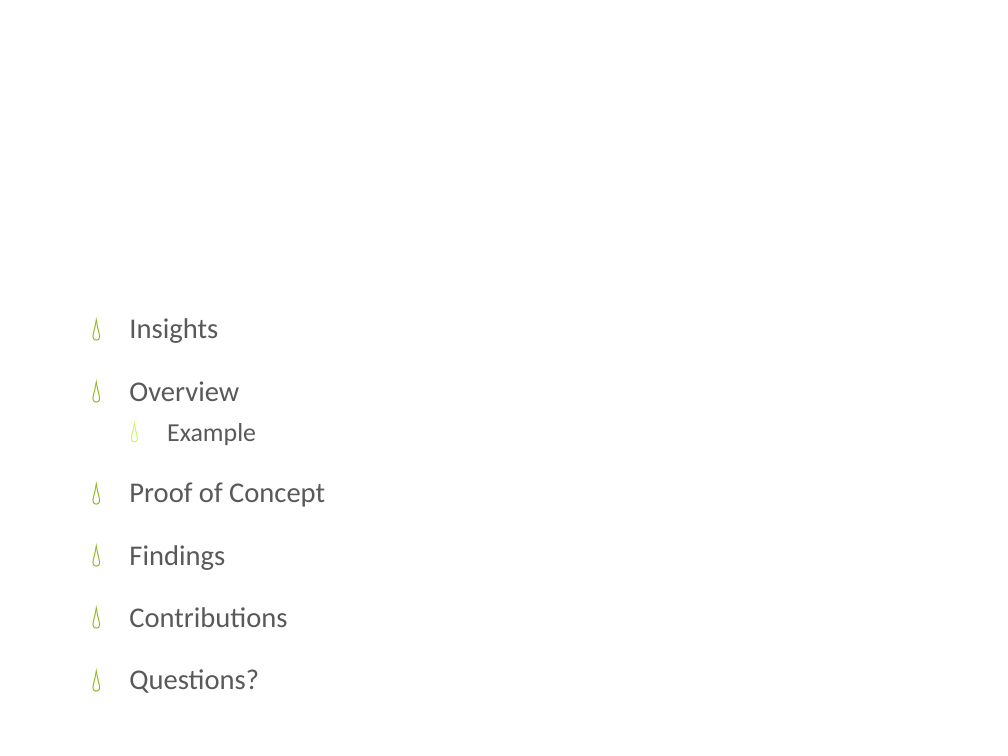
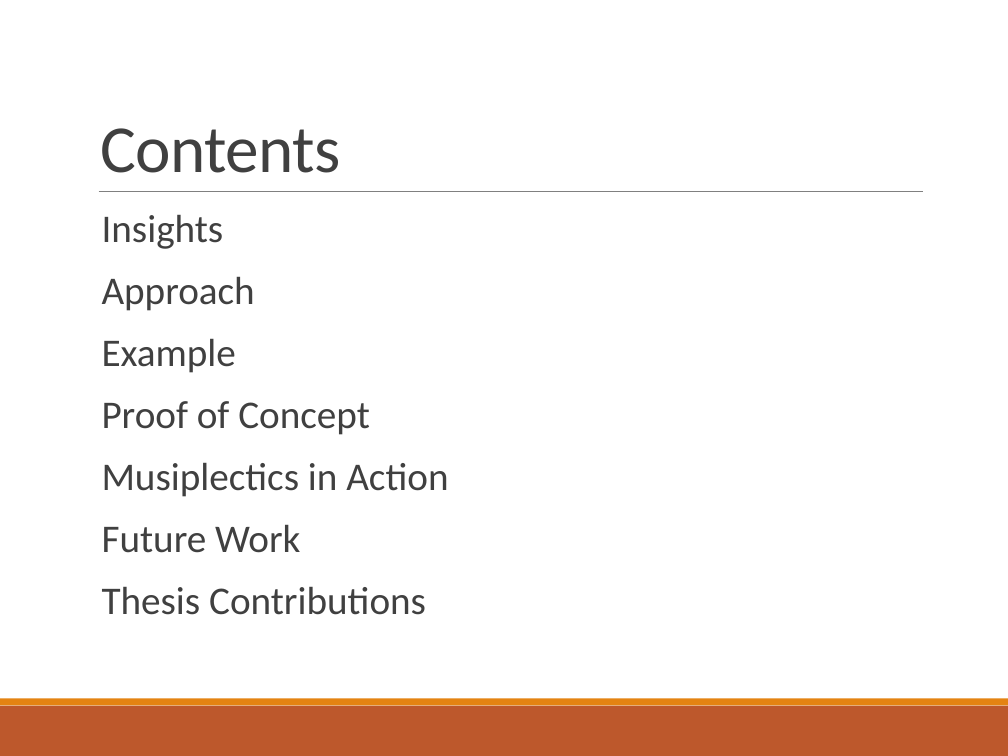
Before and after one commit to xwsxethan/MusicScoring, a slide deck: slide 3 of Documents/Thesis/ThesisDissertation.pptx (slide 2 before the commit). Drawn at 1008x756 pixels with LibreOffice and Linux fonts; fonts in the diff are those of the drawing; background and template pictures are left out. Boxes give left, top, right and bottom in pixels: in the first picture for what was removed or moved away, otherwise in the second. Text is boxed around its words. In the diff, an @@ line names an element or a change of style, - is before the commit and + after.

```diff
--- a/Documents/Thesis/ThesisDissertation.pptx
+++ b/Documents/Thesis/ThesisDissertation.pptx
@@ title "Contents": place and size @@
-title "Contents" at (50,38,958,164)
+title "Contents" at (101,128,341,173)
@@ title "Contents" at (101,128,341,173): size 46 to 48 pt, text colour #FFFFFF to #404040, letter spacing 0 to -0.5 pt; alignment centre to left; line spacing 1 to 0.85; vertical alignment middle to bottom @@
@@ text "Insights": place and size @@
-text "Insights" at (129,318,325,693)
+text "Insights" at (102,214,448,615)
@@ line added from (99, 192) to (922, 192), #808080 0.5 pt @@
@@ text at (102,214,370,435): size 20.4 to 28 pt in "Insights", "Proof of Concept"; text colour #595959 to #404040 in "Insights", "Example", "Proof of Concept"; size 18.5 to 28 pt in "Example"; bullet 💧 to  ; line spacing 1 to 0.9; less space between paragraphs; bullet colour #80B606 to #E48312; list level 2 to 1 in "Example"; bullet colour #C1F944 to #E48312 @@
@@ text at (102,276,255,311): text changed; size 20.4 to 28 pt; text colour #595959 to #404040 @@
-💧 Overview
+  Approach
@@ text at (102,462,448,615): text changed; size 20.4 to 28 pt; text colour #595959 to #404040 @@
-💧 Findings
-💧 Contributions
-💧 Questions?
+  Musiplectics in Action
+  Future Work
+  Thesis Contributions
@@ rectangle added at (0,706,1008,756), fill #BD582C @@
@@ rectangle added at (0,699,1008,706), fill #E48312 @@
```
Also in this commit, not shown: 35 other slides changed, 3 slides added, 3 slides removed.
